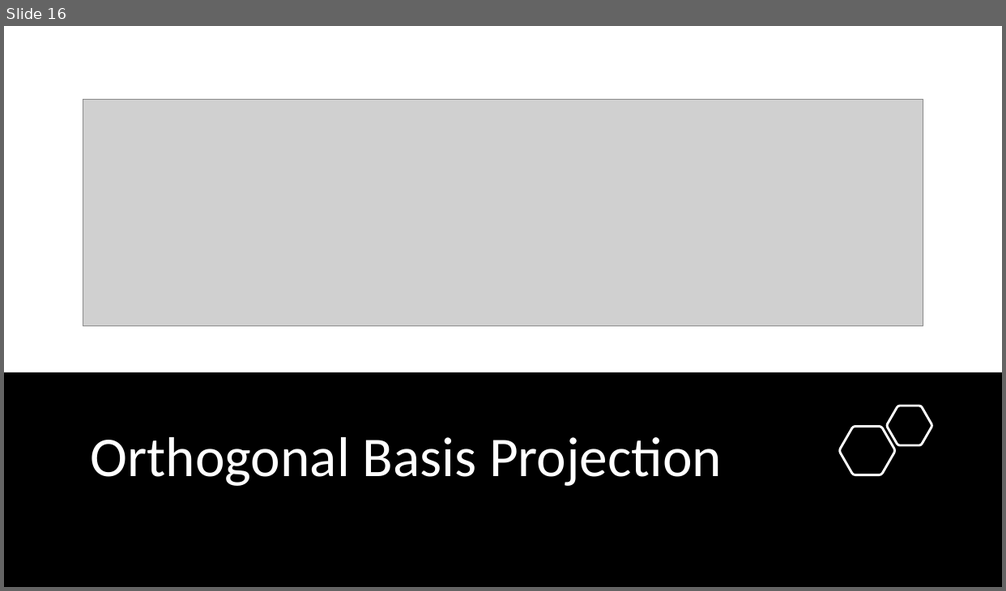
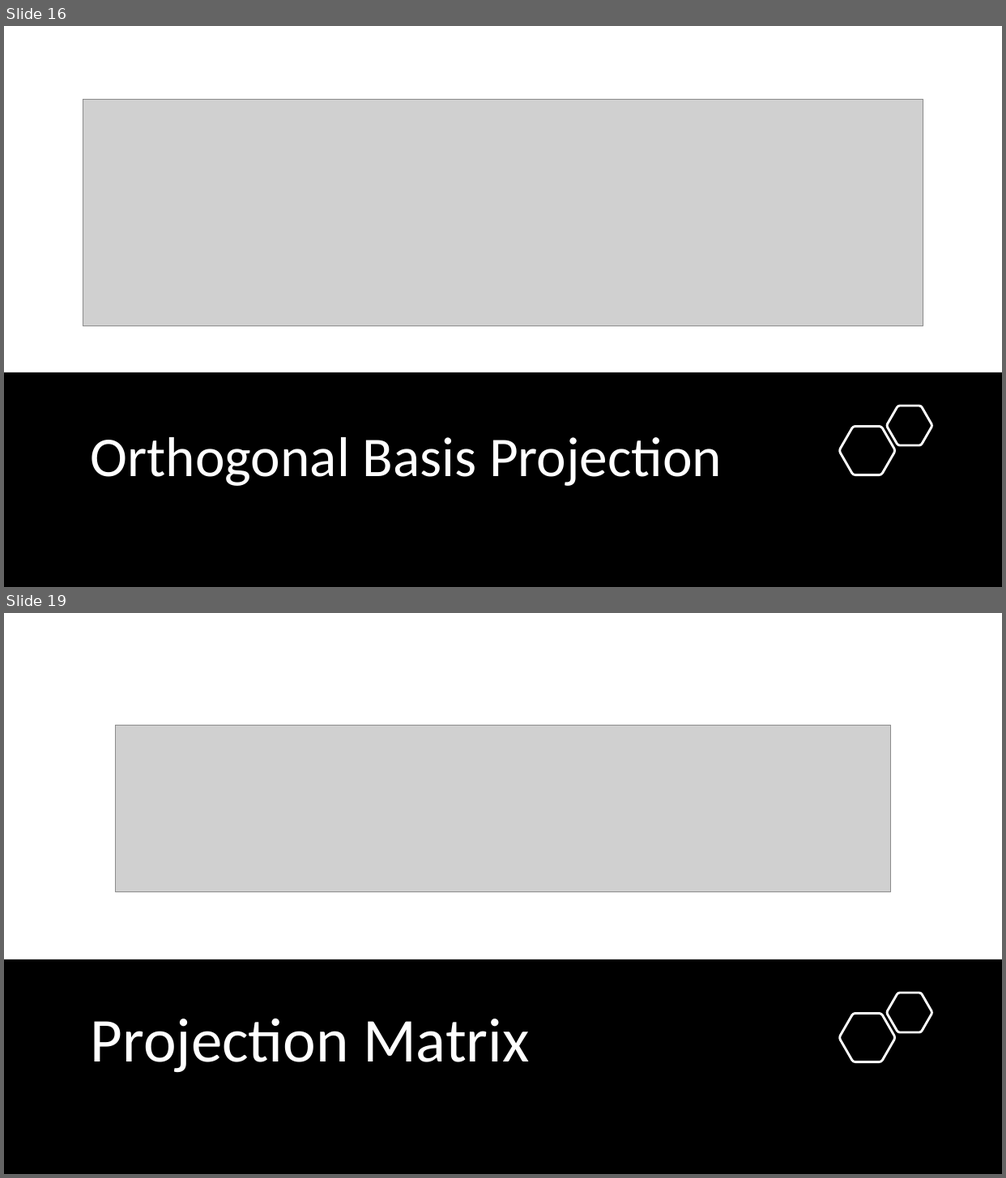
Before and after one commit to Jeffchen54/Linear-Definitions-and-Theorems, a slide deck: Unit 5-6 Definitions.pptx. Shown one above the other, each under a label of ours: slide 16 before the commit, slides 16 and 19 after it; the slides between them are not shown. The pictures are 1006x591 and 1006x1178 pixels, drawn with LibreOffice and Linux fonts; fonts in the diff are those of the drawing; grey boxes stand for pictures. Boxes give left, top, right and bottom in pixels: in the first picture for what was removed or moved away, otherwise in the second. Text is boxed around its words. In the diff, an @@ line names an element or a change of style, - is before the commit and + after.

```diff
--- a/Unit 5-6 Definitions.pptx
+++ b/Unit 5-6 Definitions.pptx
@@ slide 19 added at <box>4,613,1002,1174</box>, background #FFFFFF @@
@@ picture added at <box>116,725,890,892</box> @@
@@ rectangle added at <box>4,960,1002,1174</box>, fill #000000 @@
@@ freeform shape added at <box>888,994,932,1033</box>, outline #FFFFFF 2.25 pt @@
@@ title added at <box>91,1018,529,1073</box>, 60 pt, text #FFFFFF @@
+Projection Matrix
@@ freeform shape added at <box>839,1013,895,1063</box>, outline #FFFFFF 2.25 pt @@
```
Also in this commit, not shown: 2 other slides added, 1 other file.
